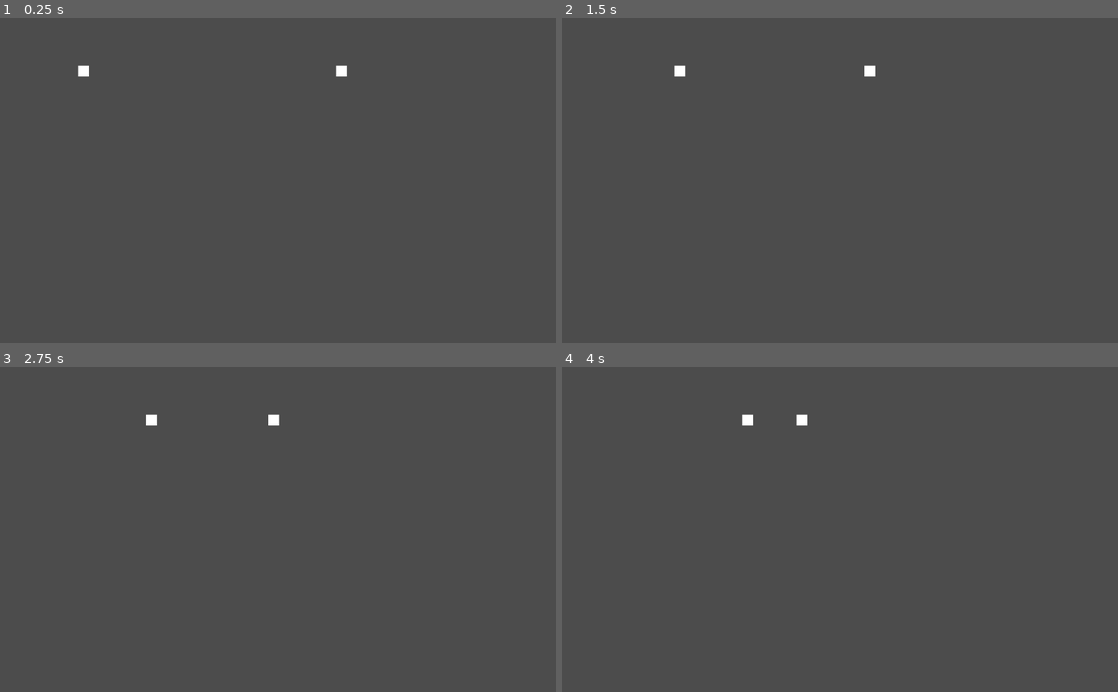
Above: before the commit, frames 1-4 (two rows, left to right).
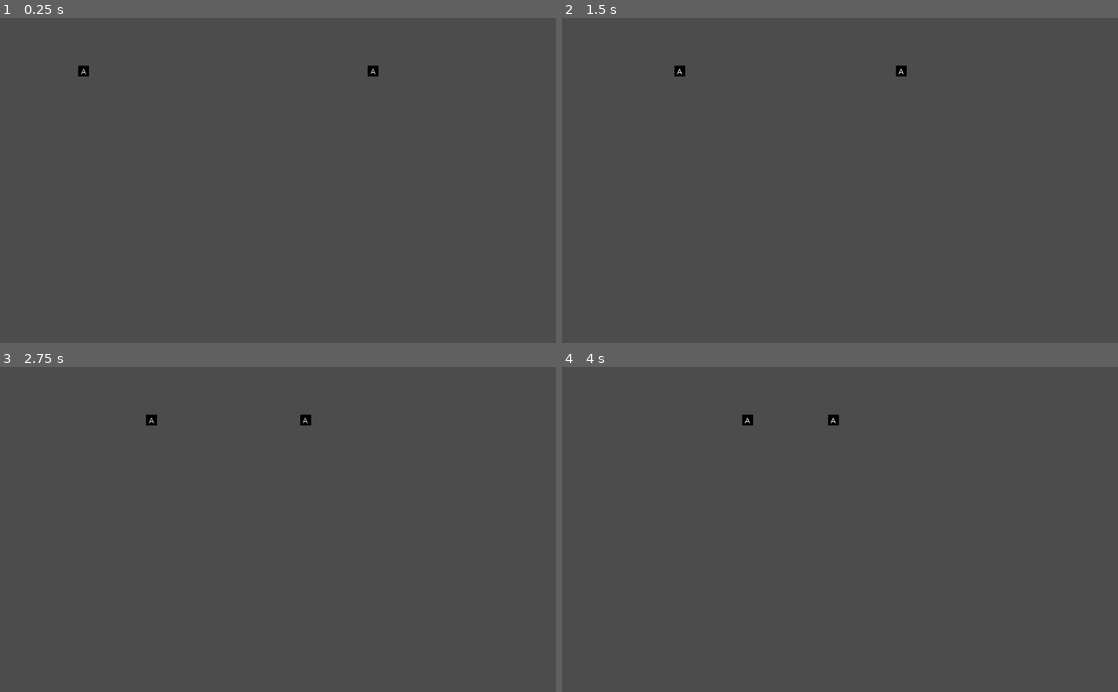
Above: after the commit, the same moments.

Repository: Indivicivet/AoC2022
Game: Godot game, scene res://day03_part1.tscn
Two runs of this game, one before a commit and one after it. Both use one fixed random seed, a clock stepped at 60 frames per second and the inputs below.
Inputs:
- Up to frame 1 (0.25 s): no input
- Up to frame 2 (1.5 s): no input
- Up to frame 3 (2.75 s): no input
- Up to frame 4 (4 s): no input

The runs differ from the first frame. In frame 1, 0.2% of the frame differs, in the area x 14-69%, y 14-19%; in frame 2, 0.2%, in the area x 20-62%, y 14-19%; in frame 3, 0.2%; in frame 4, 0.2%.

Commit message:
add labels to texts

Diff:
--- a/day03/day03_part1.tscn
+++ b/day03/day03_part1.tscn
@@ -9,13 +9,28 @@
 script = ExtResource( 1 )
 
 [node name="Polygon2D" type="Polygon2D" parent="KinematicBody2D"]
+color = Color( 0, 0, 0, 1 )
 polygon = PoolVector2Array( -10, -10, 10, -10, 10, 10, -10, 10 )
 
+[node name="RichTextLabel" type="RichTextLabel" parent="KinematicBody2D"]
+margin_left = -5.0
+margin_top = -5.0
+margin_right = 40.0
+margin_bottom = 40.0
+text = "A"
+
 [node name="KinematicBody2D2" type="KinematicBody2D" parent="."]
-position = Vector2( 142, 98 )
+position = Vector2( 700, 98 )
 script = ExtResource( 1 )
 right_side = true
 
 [node name="Polygon2D" type="Polygon2D" parent="KinematicBody2D2"]
-position = Vector2( 500, 0 )
+color = Color( 0, 0, 0, 1 )
 polygon = PoolVector2Array( -10, -10, 10, -10, 10, 10, -10, 10 )
+
+[node name="RichTextLabel" type="RichTextLabel" parent="KinematicBody2D2"]
+margin_left = -5.0
+margin_top = -5.0
+margin_right = 40.0
+margin_bottom = 40.0
+text = "A"
